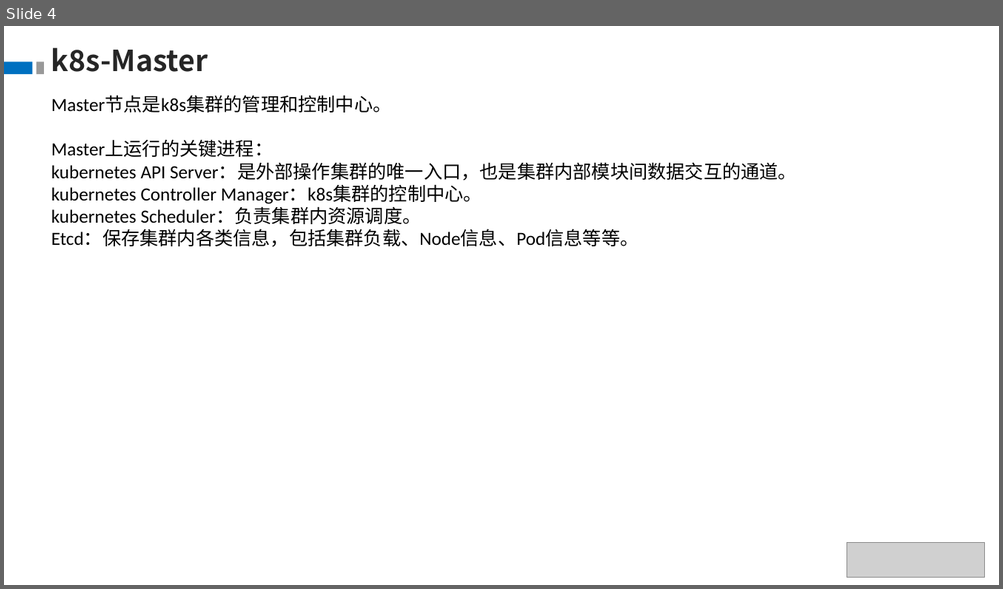
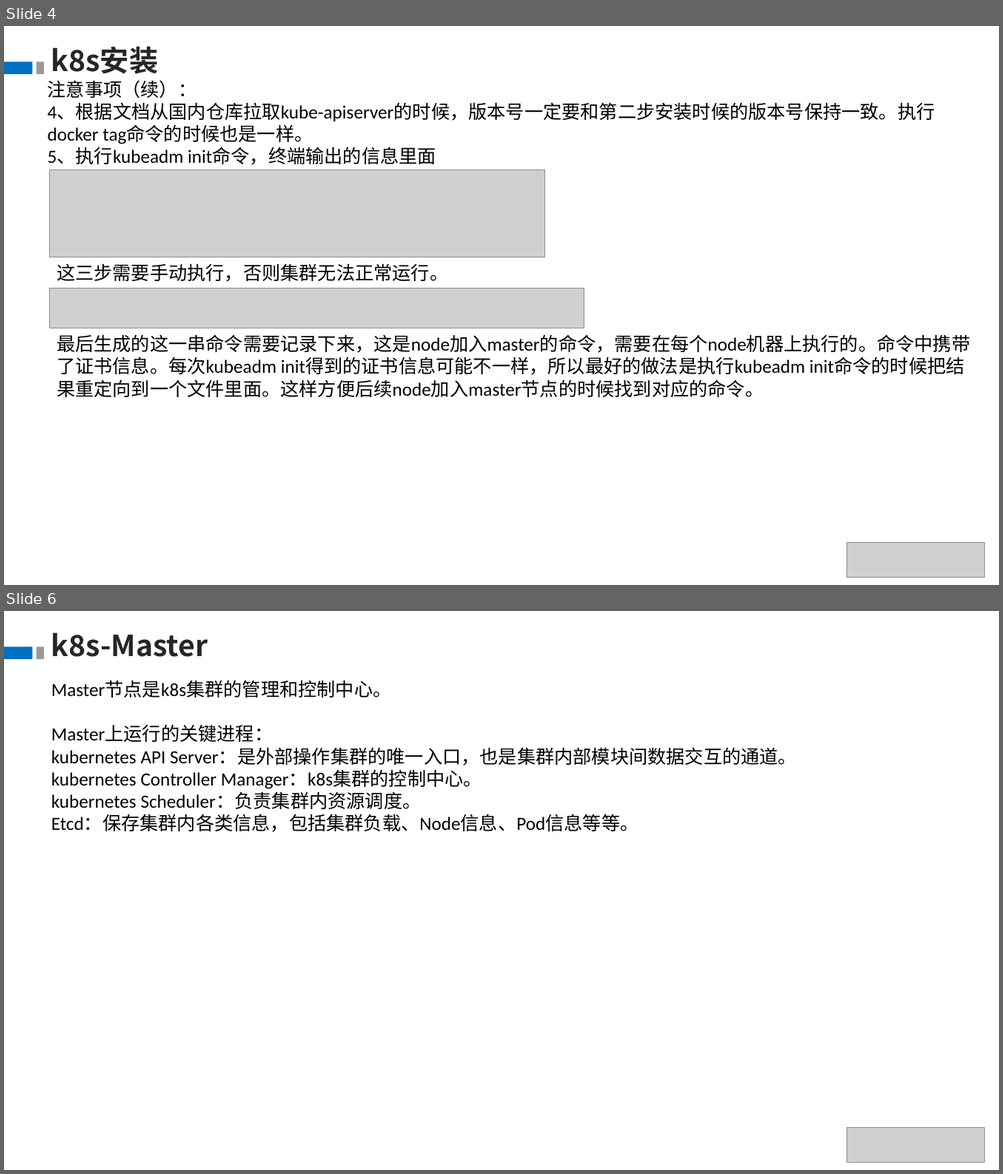
Before and after one commit to theDEADpool/data_structure, a slide deck: k8s.pptx. Shown one above the other, each under a label of ours: slide 4 before the commit, slides 4 and 6 after it; the slides between them are not shown. The pictures are 1003x589 and 1003x1174 pixels, drawn with LibreOffice and Linux fonts; fonts in the diff are those of the drawing; grey boxes stand for pictures. Boxes give left, top, right and bottom in pixels: in the first picture for what was removed or moved away, otherwise in the second. Text is boxed around its words. In the diff, an @@ line names an element or a change of style, - is before the commit and + after.

```diff
--- a/k8s.pptx
+++ b/k8s.pptx
@@ slide 4 added at <box>4,26,999,585</box>, background #FFFFFF @@
@@ text added at <box>51,46,158,74</box>, 28 pt, text #262626, bold @@
+k8s安装
@@ rectangle added at <box>4,62,32,75</box>, fill #0070C0 @@
@@ rectangle added at <box>36,62,43,75</box>, fill #999999 @@
@@ text added at <box>48,80,935,165</box>, 18 pt, text #000000 @@
+注意事项（续）：
+4、根据文档从国内仓库拉取kube-apiserver的时候，版本号一定要和第二步安装时候的版本号保持一致。执行docker tag命令的时候也是一样。
+5、执行kubeadm init命令，终端输出的信息里面
@@ picture added at <box>50,170,546,258</box> @@
@@ text added at <box>57,264,448,282</box>, 18 pt, text #000000 @@
+这三步需要手动执行，否则集群无法正常运行。
@@ picture added at <box>50,289,584,328</box> @@
@@ text added at <box>57,335,970,397</box>, 18 pt, text #000000 @@
+最后生成的这一串命令需要记录下来，这是node加入master的命令，需要在每个node机器上执行的。命令中携带了证书信息。每次kubeadm init得到的证书信息可能不一样，所以最好的做法是执行kubeadm init命令的时候把结果重定向到一个文件里面。这样方便后续node加入master节点的时候找到对应的命令。
@@ picture added at <box>847,543,984,578</box> @@
@@ what was slide 4 is now slide 6 @@
```
Also in this commit, not shown: 3 slides changed, 3 other slides added, 2 slides removed.
